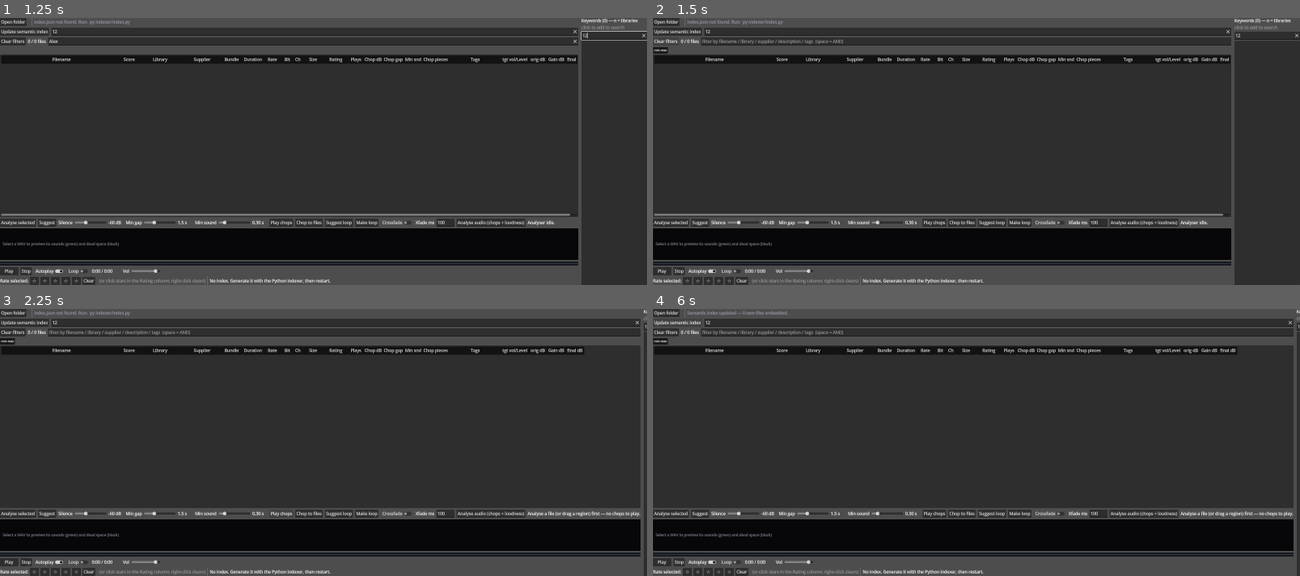
Above: before the commit, frames 1-4 (two rows, left to right).
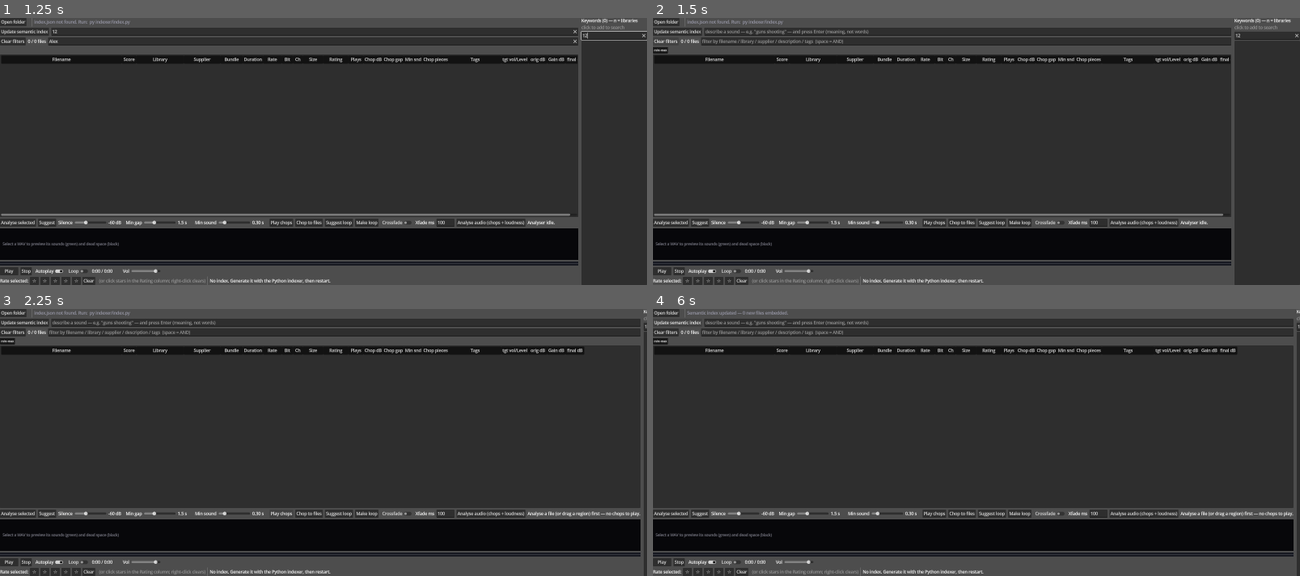
Above: after the commit, the same moments.

Repository: benedictcarter/sound_lib
Game: Godot game, scene res://main.tscn
The game is run twice, just before and just after one commit, with the same random seed, the same clock (stepped at 60 frames per second) and the same inputs.
Inputs (mouse positions are in pixels of both pictures, inside the frame that each line leads up to):
- Up to frame 1 (1.25 s): click (317, 31) at 0.52 s; type "12" at 0.6 s; click (310, 42) at 0.75 s; type "Alex" at 0.83 s; click (614, 36) at 0.98 s; type "12" at 1.07 s
- Up to frame 2 (1.5 s): click "Clear filters" at 1.25 s
- Up to frame 3 (2.25 s): click "Play chops" at 2 s
- Up to frame 4 (6 s): click "Play chops" at 2.75 s; click "Play" at 3.5 s; click "Play" at 4.25 s; click "Open folder" at 5 s; click "Update semantic index" at 5.75 s

Frame 1 is identical in both runs. In frame 2, 0.2% of the frame differs, in the area x 8-90%, y 4-7%; in frame 3, 0.2%; in frame 4, 0.2%.

Commit message:
Clear filters also clears semantic; empty semantic box unsearches; zebra rows
- Clear filters now also clears the semantic search box and drops the semantic
  base set (_clear_semantic helper, shared with the box).
- Emptying the semantic box (backspace or its X button) 'unsearches' live via
  text_changed -> reverts to the full base set (not just on Enter).
- Alternate rows get a subtle stripe (ZEBRA_BG) so it's easier to track a row
  across columns; editable cells keep their tint (a touch stronger on striped rows).

Co-Authored-By: Claude Opus 4.8 <noreply@anthropic.com>

Diff:
--- a/app/main.gd
+++ b/app/main.gd
@@ -50,6 +50,8 @@
 const EDITABLE_COLS := [COL_RATING, COL_CHOP_DB, COL_CHOP_GAP, COL_CHOP_SND,
 	COL_TAGS, COL_LEVEL, COL_GAIN_DB]
 const EDIT_CELL_BG := Color(1, 1, 1, 0.08)   # subtle lighter overlay on editable cells
+const ZEBRA_BG := Color(1, 1, 1, 0.035)      # odd-row stripe (easier to track a row)
+const EDIT_CELL_BG_ODD := Color(1, 1, 1, 0.115)  # editable cell on an odd (striped) row
 
 # Tokens ignored by the keyword analysis: English filler + audio/file-format
 # noise (channel layouts, formats, mic patterns) that would otherwise dominate.
@@ -728,6 +730,7 @@
 	_sem_edit.clear_button_enabled = true
 	_sem_edit.size_flags_horizontal = Control.SIZE_EXPAND_FILL
 	_sem_edit.text_submitted.connect(_on_semantic_submitted)
+	_sem_edit.text_changed.connect(_on_semantic_text_changed)   # emptying it unsearches
 	bar0.add_child(_sem_edit)
 
 	# --- toolbar row: Clear filters + count + text Filter box (one row) ----
@@ -1516,20 +1519,35 @@
 
 func _on_semantic_submitted(text: String) -> void:
 	var q := text.strip_edges()
-	if q == "":                                    # cleared -> drop semantic base
-		_sem_active = false
-		_sem_ranked = []
-		_sem_scores = {}
-		if _sort_col == COL_SCORE:                 # leave Score-sort behind
-			_sort_col = COL_FILENAME
-			_sort_asc = true
+	if q == "":                                    # Enter on an empty box -> unsearch
+		_clear_semantic()
 		_apply()
 		return
 	_run_semantic(q)
+
+
+# Emptying the semantic box (backspace or the X button) "unsearches" — reverts to
+# the full base set. text_changed fires per keystroke; only act when it goes empty.
+func _on_semantic_text_changed(text: String) -> void:
+	if text.strip_edges() == "" and _sem_active:
+		_clear_semantic()
+		_apply()
+
+
+# Drop the semantic result set as the base (used by clear box + Clear filters).
+func _clear_semantic() -> void:
+	_sem_active = false
+	_sem_ranked = []
+	_sem_scores = {}
+	if _sort_col == COL_SCORE:                      # leave Score-sort behind
+		_sort_col = COL_FILENAME
+		_sort_asc = true
 
 
 func _on_clear() -> void:
 	_search.text = ""
+	_sem_edit.text = ""                            # Clear filters also clears semantic
+	_clear_semantic()
 	_filter_text = {}
 	_filter_set = {}
 	_filter_min = {}
@@ -1760,7 +1778,9 @@
 	_hover_star = -1
 	_tree.clear()
 	var root := _tree.create_item()
-	for rec in _filtered:
+	for i in _filtered.size():
+		var rec: Dictionary = _filtered[i]
+		var odd := (i & 1) == 1                     # zebra: shade every other row
 		var it := _tree.create_item(root)
 		it.set_text(COL_FILENAME, String(rec.get("filename", "")))
 		it.set_text(COL_LIBRARY, String(rec.get("library", "")))
@@ -1780,8 +1800,12 @@
 				COL_CHOP_DB, COL_CHOP_GAP, COL_CHOP_SND, COL_CHOP_N,
 				COL_LEVEL, COL_LOUDNESS, COL_GAIN_DB, COL_FINAL_DB]:
 			it.set_text_alignment(c, HORIZONTAL_ALIGNMENT_RIGHT)
-		for c in EDITABLE_COLS:                 # tint editable cells a touch lighter
-			it.set_custom_bg_color(c, EDIT_CELL_BG)
+		# zebra stripe + editable-cell tint, in one pass over the columns
+		for c in range(COL_COUNT):
+			if EDITABLE_COLS.has(c):
+				it.set_custom_bg_color(c, EDIT_CELL_BG_ODD if odd else EDIT_CELL_BG)
+			elif odd:
+				it.set_custom_bg_color(c, ZEBRA_BG)
 		it.set_metadata(0, rec)
 	_count_label.text = "%d / %d files" % [_filtered.size(), _all.size()]
 
